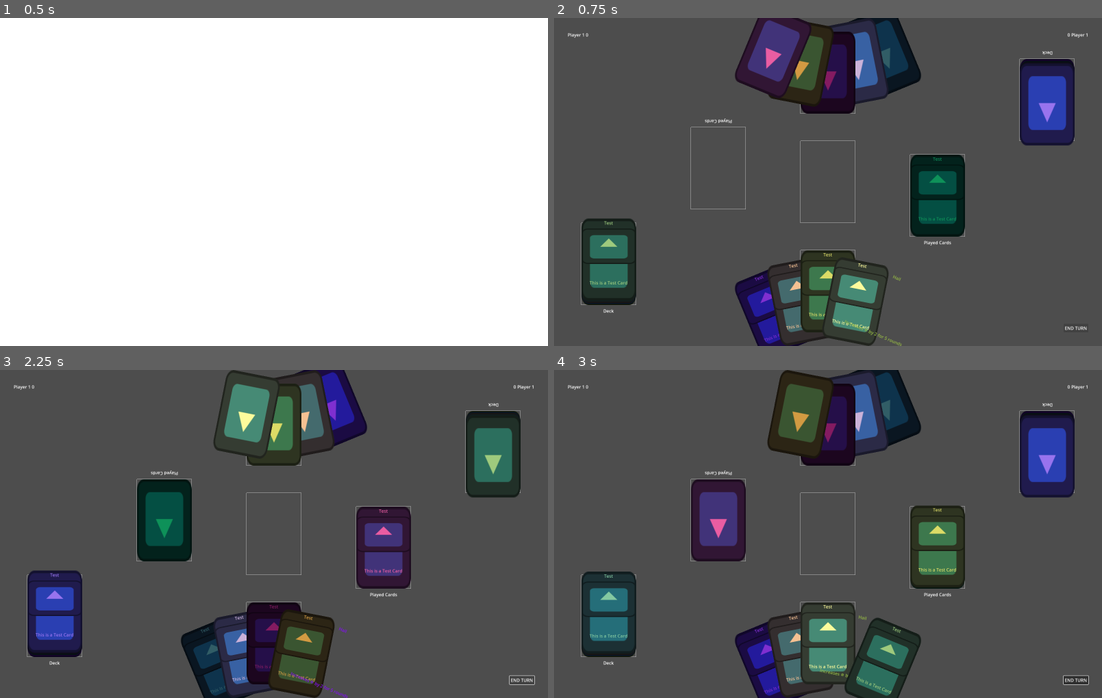
Above: before the commit, frames 1-4 (two rows, left to right).
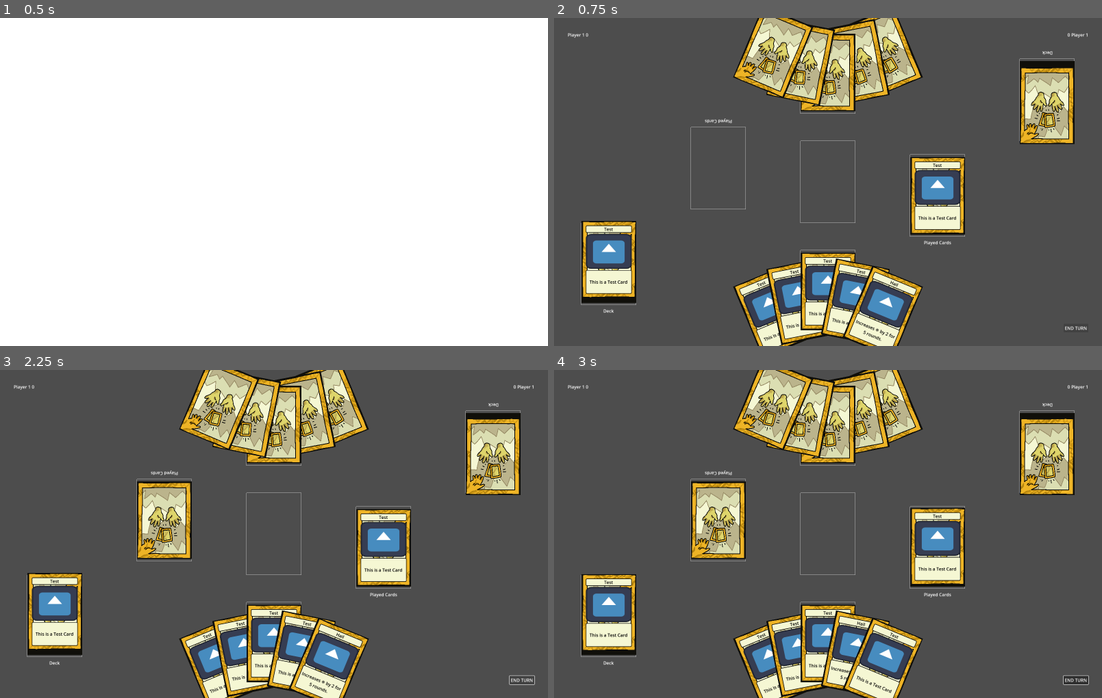
Above: after the commit, the same moments.

Repository: team-fow/hackathon
Game: Godot game, scene res://scenes/game/game.tscn
Same seed, same stepped clock (60 frames per second), same inputs: the game is played once before the commit and once after it. The engine's default icon, where the game draws it, is replaced by a stand-in: a white triangle on a blue panel in a dark square.
Inputs (mouse positions are in pixels of both pictures, inside the frame that each line leads up to):
- Up to frame 1 (0.5 s): no input
- Up to frame 2 (0.75 s): click "END TURN" at 0.5 s
- Up to frame 3 (2.25 s): click "END TURN" at 1.25 s; click "END TURN" at 2 s
- Up to frame 4 (3 s): tap Enter at 2.75 s; drag from (773, 665) to (882, 461) at 2.77 s

Frame 1 is identical in both runs. In frame 2, 21% of the frame differs, in the area x 5-95%, y 0-100%; in frame 3, 24%; in frame 4, 24%.

Commit message:
theme & card backgrounds

Diff:
--- /dev/null
+++ b/assets/ui/theme.tres
@@ -0,0 +1,19 @@
+[gd_resource type="Theme" load_steps=2 format=3 uid="uid://bvgd2wroq4sh7"]
+
+[sub_resource type="StyleBoxFlat" id="StyleBoxFlat_w0q3w"]
+bg_color = Color(0.960784, 0.968627, 0.827451, 1)
+border_width_left = 2
+border_width_top = 2
+border_width_right = 2
+border_width_bottom = 2
+border_color = Color(0, 0, 0, 1)
+corner_radius_top_left = 4
+corner_radius_top_right = 4
+corner_radius_bottom_right = 4
+corner_radius_bottom_left = 4
+
+[resource]
+default_font_size = 16
+CardLabel/base_type = &"Label"
+CardLabel/colors/font_color = Color(0, 0, 0, 1)
+CardLabel/styles/normal = SubResource("StyleBoxFlat_w0q3w")
--- a/project.godot
+++ b/project.godot
@@ -21,6 +21,10 @@
 window/size/viewport_width=2000
 window/size/viewport_height=1200
 
+[gui]
+
+theme/custom="res://assets/ui/theme.tres"
+
 [input]
 
 click={
--- a/resources/card_data/card_data.gd
+++ b/resources/card_data/card_data.gd
@@ -1,8 +1,8 @@
 class_name CardData
 extends Resource
 
-@export var name : String
-@export var background : Texture2D
-@export var art : Texture2D
-@export_multiline var description : String
+@export var name : String = "Card"
+@export var background : Texture2D = load("res://assets/card/backgrounds/sample.png")
+@export var art : Texture2D = load("res://icon.svg")
+@export_multiline var description : String = "Description"
 @export var card_script : GDScript = load("res://resources/card_behavior/card_behavior.gd")
--- a/resources/card_data/test.tres
+++ b/resources/card_data/test.tres
@@ -1,6 +1,7 @@
-[gd_resource type="Resource" script_class="CardData" load_steps=4 format=3 uid="uid://rwvb6uqo7wmh"]
+[gd_resource type="Resource" script_class="CardData" load_steps=5 format=3 uid="uid://rwvb6uqo7wmh"]
 
 [ext_resource type="Texture2D" uid="uid://bs3siwm5tdbw4" path="res://icon.svg" id="1_syp1x"]
+[ext_resource type="Texture2D" uid="uid://bcyws5g745xvt" path="res://assets/card/backgrounds/sample.png" id="2_qvt6j"]
 [ext_resource type="Script" path="res://resources/card_data/card_data.gd" id="2_uq4hf"]
 
 [sub_resource type="GDScript" id="GDScript_8mhpf"]
@@ -14,7 +15,7 @@
 [resource]
 script = ExtResource("2_uq4hf")
 name = "Test"
-background = ExtResource("1_syp1x")
+background = ExtResource("2_qvt6j")
 art = ExtResource("1_syp1x")
 description = "This is a Test Card"
 card_script = SubResource("GDScript_8mhpf")
--- a/scenes/card/card.gd
+++ b/scenes/card/card.gd
@@ -9,11 +9,11 @@
 var player: Player
 var tween: Tween
 
-@onready var background: TextureRect = $Background
-@onready var info: VBoxContainer = $VBoxContainer
-@onready var cardname: Label = $VBoxContainer/CardName
-@onready var art: TextureRect = $VBoxContainer/Art
-@onready var description: Label = $VBoxContainer/Description
+@onready var background: TextureRect = $Panel/Background
+@onready var info: VBoxContainer = $Panel/Margins/VBox
+@onready var cardname: Label = $Panel/Margins/VBox/Name
+@onready var art: TextureRect = $Panel/Margins/VBox/Art
+@onready var description: Label = $Panel/Margins/VBox/Description
 
 
 # Called when the node enters the scene tree for the first time.
@@ -25,7 +25,6 @@
 	description.text = card.description
 	card_script = card.card_script.new()
 	card_script.card = self
-	modulate = Color(randf(), randf(), randf()) # temp
 
 
 func play(game: Node):
--- a/scenes/card/card.tscn
+++ b/scenes/card/card.tscn
@@ -1,49 +1,65 @@
-[gd_scene load_steps=2 format=3 uid="uid://k7ws2r7woadr"]
+[gd_scene load_steps=3 format=3 uid="uid://k7ws2r7woadr"]
 
 [ext_resource type="Script" path="res://scenes/card/card.gd" id="1_51ywa"]
+[ext_resource type="Texture2D" uid="uid://bcyws5g745xvt" path="res://assets/card/backgrounds/sample.png" id="2_oeu5x"]
 
 [node name="Card" type="Control"]
 layout_mode = 3
 anchors_preset = 0
 script = ExtResource("1_51ywa")
 
-[node name="Background" type="TextureRect" parent="."]
-custom_minimum_size = Vector2(200, 300)
+[node name="Panel" type="PanelContainer" parent="."]
+custom_minimum_size = Vector2(200, 282.903)
 layout_mode = 1
 anchors_preset = 8
 anchor_left = 0.5
 anchor_top = 0.5
 anchor_right = 0.5
 anchor_bottom = 0.5
+offset_left = -100.0
+offset_top = -70.0
+offset_right = 100.0
+offset_bottom = 70.0
 grow_horizontal = 2
 grow_vertical = 2
+mouse_filter = 1
+
+[node name="Background" type="TextureRect" parent="Panel"]
+layout_mode = 2
+size_flags_horizontal = 3
+size_flags_vertical = 3
+texture = ExtResource("2_oeu5x")
+expand_mode = 1
+
+[node name="Margins" type="MarginContainer" parent="Panel"]
+layout_mode = 2
+theme_override_constants/margin_left = 16
+theme_override_constants/margin_top = 16
+theme_override_constants/margin_right = 16
+theme_override_constants/margin_bottom = 16
+
+[node name="VBox" type="VBoxContainer" parent="Panel/Margins"]
+layout_mode = 2
 size_flags_horizontal = 3
 size_flags_vertical = 3
 
-[node name="VBoxContainer" type="VBoxContainer" parent="."]
-custom_minimum_size = Vector2(200, 300)
-layout_mode = 1
-anchors_preset = 15
-anchor_right = 1.0
-anchor_bottom = 1.0
-grow_horizontal = 2
-grow_vertical = 2
-size_flags_horizontal = 3
-size_flags_vertical = 3
-
-[node name="CardName" type="Label" parent="VBoxContainer"]
+[node name="Name" type="Label" parent="Panel/Margins/VBox"]
 layout_mode = 2
 size_flags_vertical = 6
+theme_type_variation = &"CardLabel"
 horizontal_alignment = 1
 
-[node name="Art" type="TextureRect" parent="VBoxContainer"]
+[node name="Art" type="TextureRect" parent="Panel/Margins/VBox"]
 layout_mode = 2
 size_flags_vertical = 3
 size_flags_stretch_ratio = 4.0
 
-[node name="Description" type="Label" parent="VBoxContainer"]
+[node name="Description" type="Label" parent="Panel/Margins/VBox"]
 layout_mode = 2
-size_flags_vertical = 6
+size_flags_vertical = 3
 size_flags_stretch_ratio = 4.0
+theme_type_variation = &"CardLabel"
 horizontal_alignment = 1
 vertical_alignment = 1
+autowrap_mode = 2
+clip_text = true
Binary file added: assets/card/backgrounds/sample.png
Not shown, added: assets/card/backgrounds/sample.png.import
